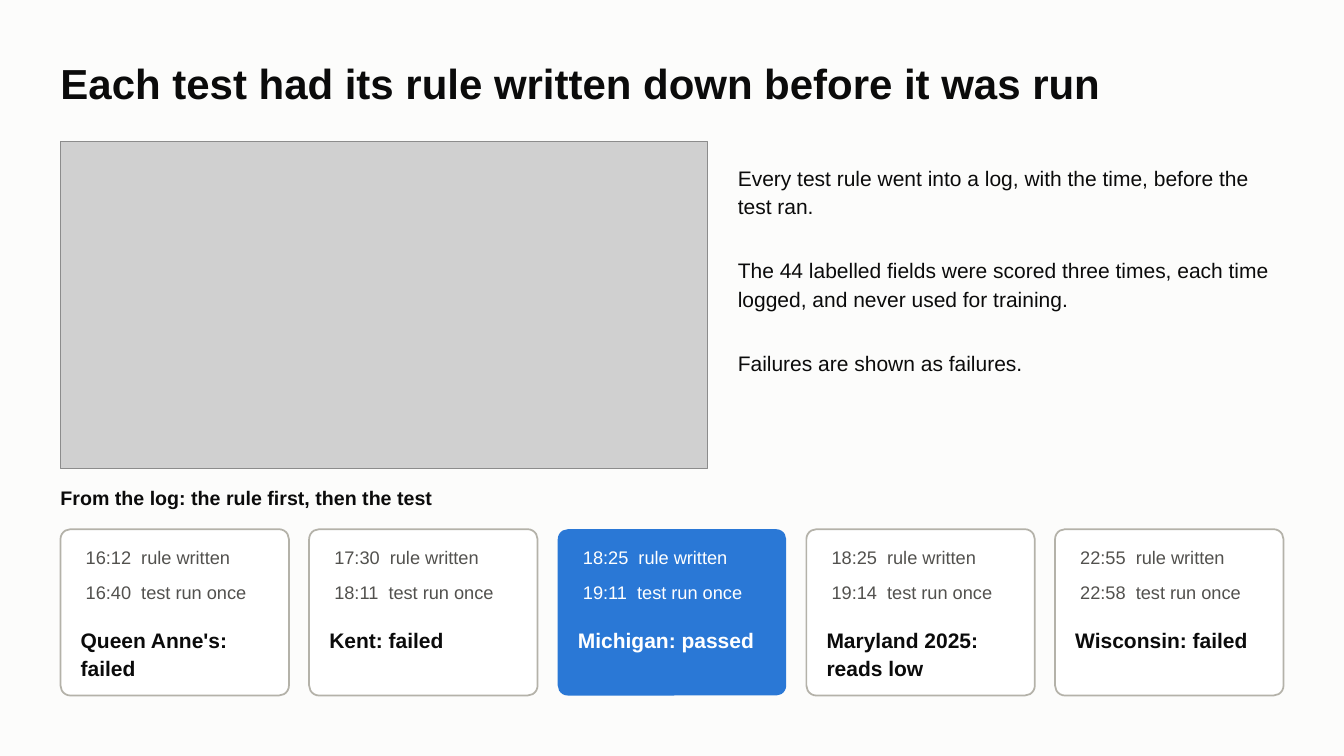
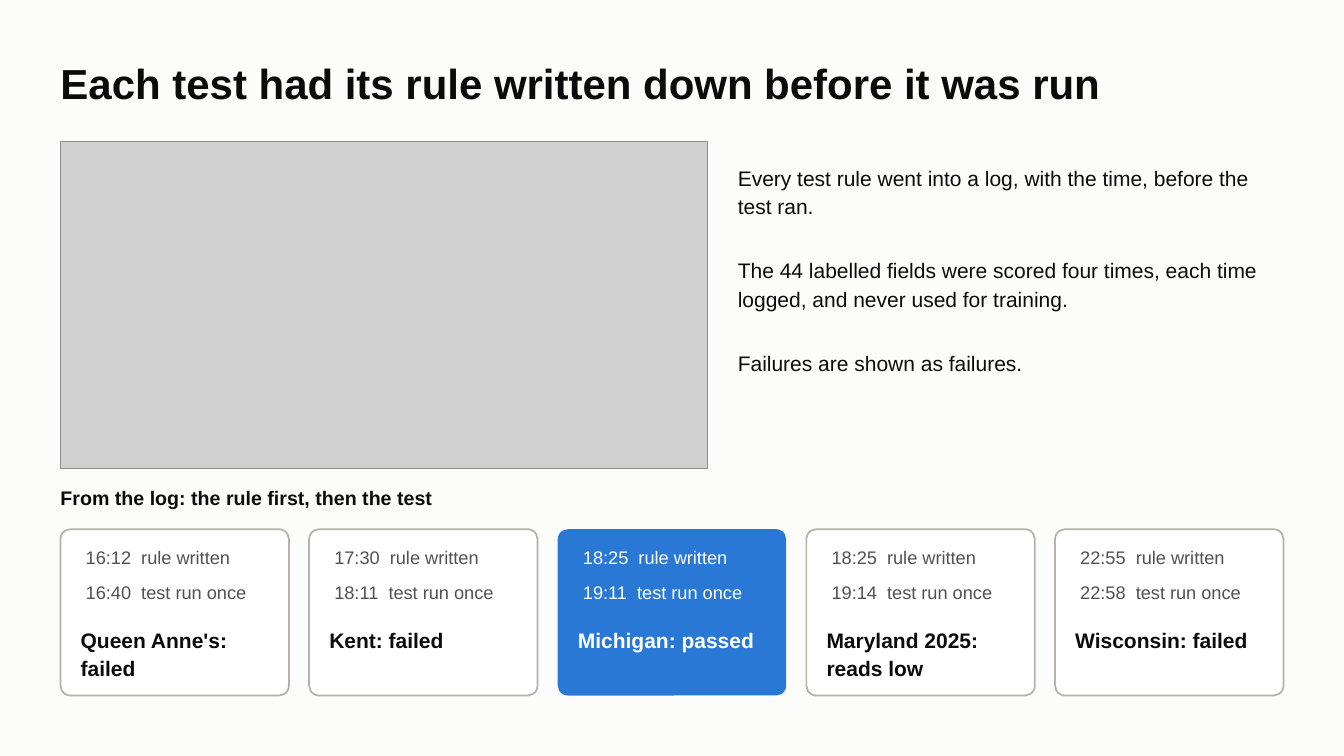
Before and after one commit to ChenSiyun1234/FieldVision, a slide deck: slide 18 of handoff/presentation/FieldVision_model_story.pptx. Drawn at 1344x756 pixels with LibreOffice and Linux fonts; fonts in the diff are those of the drawing; grey boxes stand for pictures. Boxes give left, top, right and bottom in pixels: in the first picture for what was removed or moved away, otherwise in the second. Text is boxed around its words. In the diff, an @@ line names an element or a change of style, - is before the commit and + after.

Commit message:
Deck: the sequence model ties the small one on the labelled fields; four scorings

```diff
--- a/handoff/presentation/FieldVision_model_story.pptx
+++ b/handoff/presentation/FieldVision_model_story.pptx
@@ text at <box>738,262,1257,312</box>: text changed @@
-The 44 labelled fields were scored three times, each time logged, and never used for training.
+The 44 labelled fields were scored four times, each time logged, and never used for training.
```
Also in this commit, not shown: 2 other slides changed, 1 other file.
